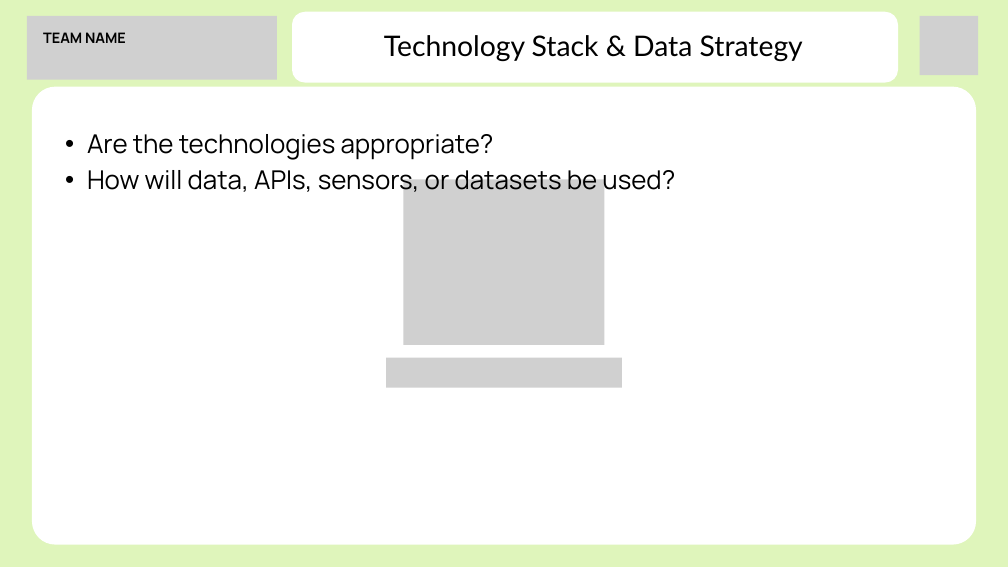
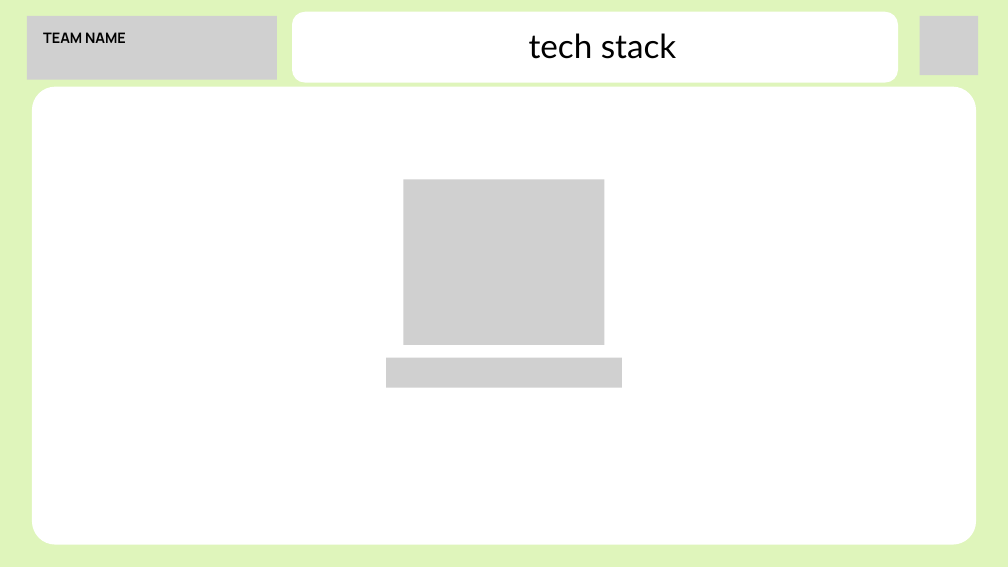
Before and after one commit to NikitaBhushanwar/SankalpBharat_2k26, a slide deck: slide 5 of public/PPT sankalp.pptx. Drawn at 1008x567 pixels with LibreOffice and Linux fonts; fonts in the diff are those of the drawing; grey boxes stand for pictures. Boxes give left, top, right and bottom in pixels: in the first picture for what was removed or moved away, otherwise in the second. Text is boxed around its words. In the diff, an @@ line names an element or a change of style, - is before the commit and + after.

```diff
--- a/public/PPT sankalp.pptx
+++ b/public/PPT sankalp.pptx
@@ text at <box>529,33,676,59</box>: text changed; size 40.5 to 47.5 pt @@
-Technology Stack & Data Strategy
+tech stack
@@ text removed at <box>87,134,675,196</box> @@
-  • Are the technologies appropriate?
-  • How will data, APIs, sensors, or datasets be used?
```
Also in this commit, not shown: 3 other slides changed, 1 slide added, 3 slides removed, 10 other files.
